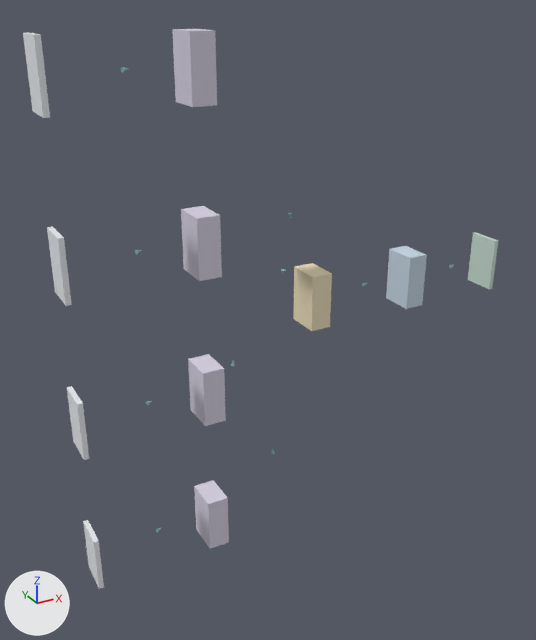
One commit to the glTF model docs/gallery/segformer-mlp.glb: the scene before it, then after it.
Before and after are seen from a 50 mm camera at (-5.7, -27.5, 2.3) aimed at (9.1, -0.6, -11.1). The axes (+X, +Y, +Z) are drawn at lower left. The lights are the same throughout. The older version comes first.

Script lines for the objects in view, before the commit:
```python
ob_class_prediction = bpy.data.objects.new('Class prediction', me_y_1)
ob_class_prediction.location = (0.0, 0.0, 0.0)
ob_concatenate = bpy.data.objects.new('Concatenate', me_c_1)
ob_concatenate.location = (0.0, 0.0, 0.0)
ob_feature_f1 = bpy.data.objects.new('Feature F1', me_f0_1)
ob_feature_f1.location = (0.0, 0.0, 0.0)
ob_feature_f2 = bpy.data.objects.new('Feature F2', me_f1_1)
ob_feature_f2.location = (0.0, 0.0, 0.0)
ob_feature_f3 = bpy.data.objects.new('Feature F3', me_f2_1)
ob_feature_f3.location = (0.0, 0.0, 0.0)
ob_feature_f4 = bpy.data.objects.new('Feature F4', me_f3_1)
ob_feature_f4.location = (0.0, 0.0, 0.0)
ob_linear_embed_____resize_to__4 = bpy.data.objects.new('Linear embed · + resize to /4', me_p0_1)
ob_linear_embed_____resize_to__4.location = (0.0, 0.0, 0.0)
ob_linear_embed_____resize_to__4_001 = bpy.data.objects.new('Linear embed · + resize to /4.001', me_p1_1)
ob_linear_embed_____resize_to__4_001.location = (0.0, 0.0, 0.0)
ob_linear_embed_____resize_to__4_002 = bpy.data.objects.new('Linear embed · + resize to /4.002', me_p2_1)
ob_linear_embed_____resize_to__4_002.location = (0.0, 0.0, 0.0)
# also in view: '1×1 fuse' at (16.7, -0.8, -10.4); 'Linear embed · + resize to /4.003' at (5.9, -0.8, -20.6)
```
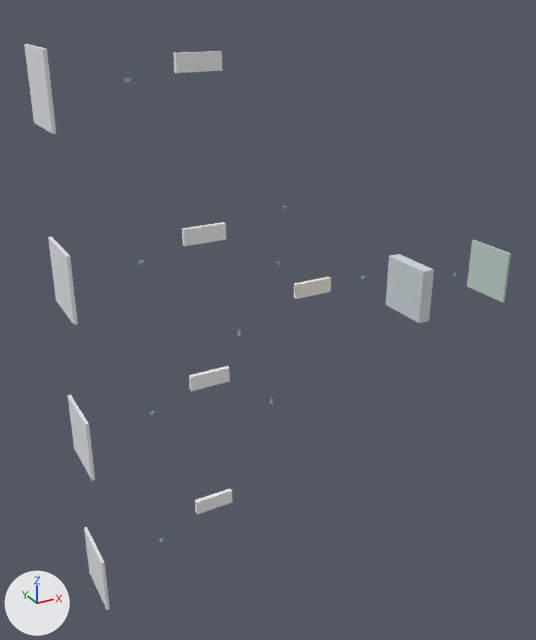
Where the change shows, as pixel boxes [x1, y1, x2, y2] in the pictures (536 x 640 px):
'Linear embed · + resize to /4', moved, rescaled (9% wider, 71% shorter)
    before: [172, 29, 217, 107]
    after: [173, 51, 222, 73]
'1×1 fuse', moved, rescaled (17% wider, 9% taller)
    before: [386, 246, 427, 309]
    after: [386, 254, 434, 323]
'Linear embed · + resize to /4.001', moved, rescaled (7% wider, 67% shorter)
    before: [181, 206, 222, 281]
    after: [182, 222, 226, 246]
'Linear embed · + resize to /4.002', moved, rescaled (8% wider, 64% shorter)
    before: [188, 354, 226, 426]
    after: [189, 366, 230, 391]
'Concatenate', recoloured, moved, rescaled (67% shorter)
    before: [293, 263, 332, 331]
    after: [294, 277, 331, 299]
'Class prediction', moved, rescaled (45% wider, 11% taller)
    before: [468, 233, 498, 289]
    after: [467, 240, 511, 302]
'Feature F1', moved, rescaled (18% wider)
    before: [23, 32, 50, 118]
    after: [24, 44, 56, 134]
'Linear embed · + resize to /4.003', moved, rescaled (63% shorter)
    before: [194, 480, 229, 549]
    after: [195, 489, 232, 514]
'Feature F2', moved, rescaled (19% wider, 12% taller)
    before: [47, 227, 72, 306]
    after: [48, 236, 78, 325]
'Feature F3', moved, rescaled (22% wider, 16% taller)
    before: [67, 386, 89, 460]
    after: [68, 395, 95, 481]
'Feature F4', moved, rescaled (23% wider, 20% taller)
    before: [83, 520, 104, 589]
    after: [84, 527, 110, 610]

Diff of the bpy script that builds the scene:
```diff
--- a/docs/gallery/segformer-mlp.glb.py
+++ b/docs/gallery/segformer-mlp.glb.py
@@ mat_concat @@
 mat_concat = principled_material('concat')
-mat_concat.base_color = (0.847, 0.737, 0.502)  # beige #eddfbc
+mat_concat.base_color = (0.906, 0.867, 0.796)  # white #f4efe7
 mat_concat.roughness = 0.75
@@ me_f0_1 @@
-me_f0_1.from_pydata(...)  # 8 vertices, 12 faces; spans x 0.0..0.22, y -1.6..0.0, z -1.48..1.12
+me_f0_1.from_pydata(...)  # 8 vertices, 12 faces; spans x 0.0..0.13, y -2.6..0.0, z -1.85..0.75
+# me_f0_1 part 1: the whole mesh is scaled about its middle by (0.591, 1.62, 1), then moved by (-0.05, -0.5, -0.37)
 me_f0_1.materials.append(mat_input)
@@ me_f1_1 @@
-me_f1_1.from_pydata(...)  # 8 vertices, 12 faces; spans x 0.0..0.22, y -1.6..0.0, z -8.28..-5.68
+me_f1_1.from_pydata(...)  # 8 vertices, 12 faces; spans x 0.0..0.13, y -2.6..0.0, z -8.65..-6.05
+# me_f1_1 part 2: the whole mesh is scaled about its middle by (0.591, 1.62, 1), then moved by (-0.05, -0.5, -0.37)
 me_f1_1.materials.append(mat_input_001)
@@ me_f2_1 @@
-me_f2_1.from_pydata(...)  # 8 vertices, 12 faces; spans x 0.0..0.22, y -1.6..0.0, z -15.08..-12.48
+me_f2_1.from_pydata(...)  # 8 vertices, 12 faces; spans x 0.0..0.13, y -2.6..0.0, z -15.45..-12.85
+# me_f2_1 part 3: the whole mesh is scaled about its middle by (0.591, 1.62, 1), then moved by (-0.05, -0.5, -0.37)
 me_f2_1.materials.append(mat_input_002)
@@ me_f3_1 @@
-me_f3_1.from_pydata(...)  # 8 vertices, 12 faces; spans x 0.0..0.22, y -1.6..0.0, z -21.88..-19.28
+me_f3_1.from_pydata(...)  # 8 vertices, 12 faces; spans x 0.0..0.13, y -2.6..0.0, z -22.25..-19.65
+# me_f3_1 part 4: the whole mesh is scaled about its middle by (0.591, 1.62, 1), then moved by (-0.05, -0.5, -0.37)
 me_f3_1.materials.append(mat_input_003)
@@ me_p0_1 @@
-me_p0_1.from_pydata(...)  # 8 vertices, 12 faces; spans x 5.4..6.4, y -1.6..0.0, z -1.48..1.12
+me_p0_1.from_pydata(...)  # 8 vertices, 12 faces; spans x 5.4..7.3, y -0.22..0.0, z -0.4..0.3
+# me_p0_1 part 5: the whole mesh is scaled about its middle by (1.9, 0.137, 0.269), then moved by (0.45, 0.69, 0.13)
 me_p0_1.materials.append(mat_linear)
@@ me_p1_1 @@
-me_p1_1.from_pydata(...)  # 8 vertices, 12 faces; spans x 5.4..6.4, y -1.6..0.0, z -8.28..-5.68
+me_p1_1.from_pydata(...)  # 8 vertices, 12 faces; spans x 5.4..7.3, y -0.22..0.0, z -7.2..-6.5
+# me_p1_1 part 6: the whole mesh is scaled about its middle by (1.9, 0.137, 0.269), then moved by (0.45, 0.69, 0.13)
 me_p1_1.materials.append(mat_linear_001)
@@ me_p2_1 @@
-me_p2_1.from_pydata(...)  # 8 vertices, 12 faces; spans x 5.4..6.4, y -1.6..0.0, z -15.08..-12.48
+me_p2_1.from_pydata(...)  # 8 vertices, 12 faces; spans x 5.4..7.3, y -0.22..0.0, z -14.0..-13.3
+# me_p2_1 part 7: the whole mesh is scaled about its middle by (1.9, 0.137, 0.269), then moved by (0.45, 0.69, 0.13)
 me_p2_1.materials.append(mat_linear_002)
@@ me_p3_1 @@
-me_p3_1.from_pydata(...)  # 8 vertices, 12 faces; spans x 5.4..6.4, y -1.6..0.0, z -21.88..-19.28
+me_p3_1.from_pydata(...)  # 8 vertices, 12 faces; spans x 5.4..7.3, y -0.22..0.0, z -20.8..-20.1
+# me_p3_1 part 8: the whole mesh is scaled about its middle by (1.9, 0.137, 0.269), then moved by (0.45, 0.69, 0.13)
 me_p3_1.materials.append(mat_linear_003)
@@ me_c_1 @@
-me_c_1.from_pydata(...)  # 8 vertices, 12 faces; spans x 10.8..11.8, y -1.6..0.0, z -11.68..-9.08
+me_c_1.from_pydata(...)  # 8 vertices, 12 faces; spans x 10.8..12.7, y -0.22..0.0, z -10.6..-9.9
+# me_c_1 part 9: the whole mesh is scaled about its middle by (1.9, 0.137, 0.269), then moved by (0.45, 0.69, 0.13)
 me_c_1.materials.append(mat_concat)
@@ me_f_1 @@
-me_f_1.from_pydata(...)  # 8 vertices, 12 faces; spans x 16.2..17.2, y -1.6..0.0, z -11.68..-9.08
+me_f_1.from_pydata(...)  # 8 vertices, 12 faces; spans x 16.2..16.83, y -2.6..0.0, z -12.05..-9.45
+# me_f_1 part 10: the whole mesh is scaled about its middle by (0.63, 1.62, 1), then moved by (-0.19, -0.5, -0.37)
 me_f_1.materials.append(mat_conv)
@@ me_y_1 @@
-me_y_1.from_pydata(...)  # 8 vertices, 12 faces; spans x 21.6..21.82, y -1.6..0.0, z -11.68..-9.08
+me_y_1.from_pydata(...)  # 8 vertices, 12 faces; spans x 21.6..21.73, y -2.6..0.0, z -12.05..-9.45
+# me_y_1 part 11: the whole mesh is scaled about its middle by (0.591, 1.62, 1), then moved by (-0.05, -0.5, -0.37)
 me_y_1.materials.append(mat_output)
```
